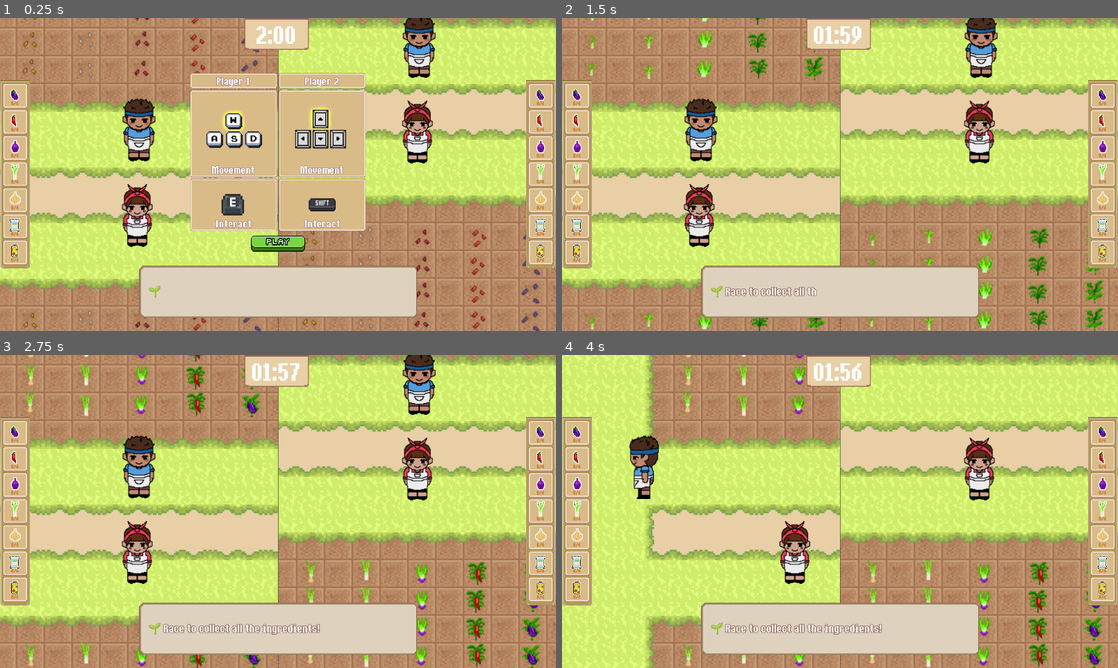
Above: before the commit, frames 1-4 (two rows, left to right).
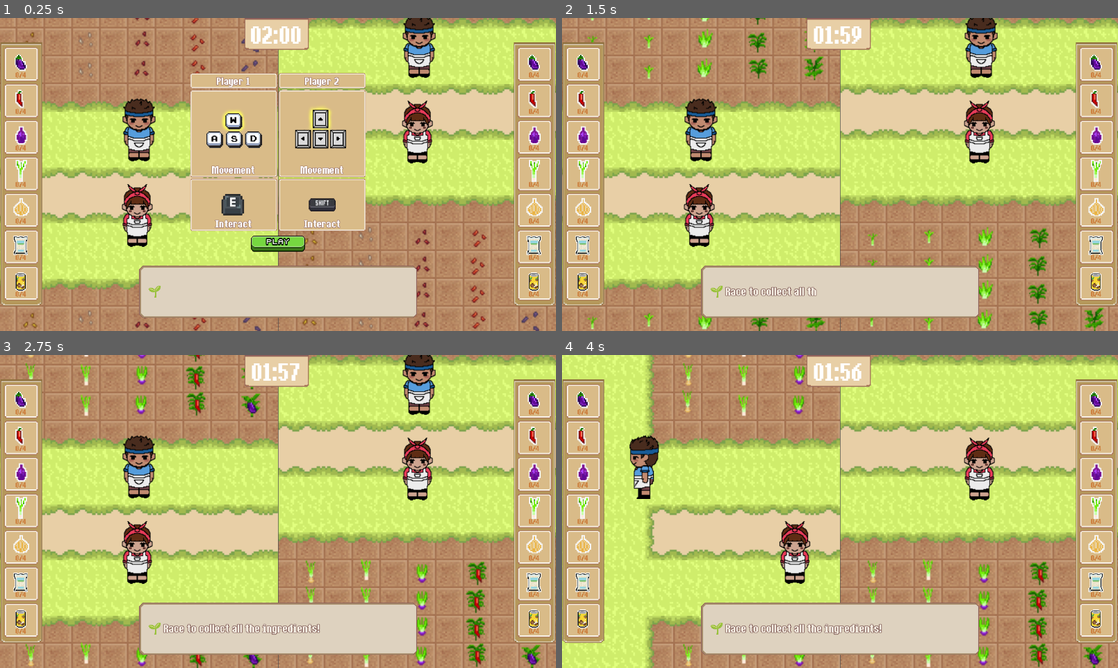
Above: after the commit, the same moments.

Repository: aleynaurr/Sarap-Game
Game: Godot game, scene res://scenes/get_ingredients/GetIngredients.tscn
Two runs of this game, one before a commit and one after it. Both use one fixed random seed, a clock stepped at 60 frames per second and the inputs below. This scene is started directly instead of the project's main scene. Sound files missing from this copy of the repository are replaced by a short silence.
Inputs (mouse positions are in pixels of both pictures, inside the frame that each line leads up to):
- Up to frame 1 (0.25 s): no input
- Up to frame 2 (1.5 s): click (840, 233) at 0.5 s; tap Enter (ui_accept) at 1.25 s; drag from (756, 68) to (650, 39) at 1.27 s
- Up to frame 3 (2.75 s): drag from (194, 376) to (88, 405) at 2.02 s
- Up to frame 4 (4 s): tap Enter (ui_accept) at 2.75 s; move the mouse to (701, 405) at 2.77 s; hold A (move_left_p1) 2.78-3.5 s; tap E (interact_p1) at 2.85 s; click (701, 405) at 2.92 s; drag from (801, 373) to (673, 464) at 3.52 s

The runs differ from the first frame. In frame 1, 10% of the frame differs, in the area x 0-100%, y 2-92%; in frame 2, 9.9%; in frame 3, 9.9%; in frame 4, 10%, in the area x 0-100%, y 7-92%.

Commit message:
fixed the timer for gi and kitch

Diff:
--- a/scenes/get_ingredients/game_screen.tscn
+++ b/scenes/get_ingredients/game_screen.tscn
@@ -10,20 +10,21 @@
 anchors_preset = 15
 anchor_right = 1.0
 anchor_bottom = 1.0
+offset_right = -365.71436
+offset_bottom = -205.7143
 grow_horizontal = 2
 grow_vertical = 2
+scale = Vector2(1.4, 1.4)
 size_flags_horizontal = 0
 size_flags_vertical = 4
 
 [node name="p1" parent="MarginContainer" unique_id=103354895 instance=ExtResource("1_yjc8d")]
 layout_mode = 2
-size_flags_vertical = 4
 script = ExtResource("2_c3vjw")
 
 [node name="p2" parent="MarginContainer" unique_id=88784736 instance=ExtResource("1_yjc8d")]
 layout_mode = 2
 size_flags_horizontal = 8
-size_flags_vertical = 4
 script = ExtResource("2_c3vjw")
 player_id = 2
 
--- a/scenes/get_ingredients/introduction_scene.gd
+++ b/scenes/get_ingredients/introduction_scene.gd
@@ -70,9 +70,9 @@
 
 
 func _on_play_button_pressed() -> void:
+	TimeManager.running = true
 	get_tree().paused = false
 	queue_free()
-
 
 func _on_play_button_mouse_entered() -> void:
 	create_tween().tween_property($PlayButton, "scale", Vector2(1.1, 1.1), 0.15)
--- a/scripts/SplitScreen.gd
+++ b/scripts/SplitScreen.gd
@@ -3,6 +3,7 @@
 const DOOR_TRANSITION_SCENE := preload("res://scenes/DoorTransition.tscn")
 
 func _ready() -> void:
+	GameManager.start_shared_timer()
 	GameManager.all_players_finished.connect(_on_all_players_finished)
 	GameManager.shared_timer_up.connect(_on_all_players_finished)
 
--- a/scripts/autoload/GameManager.gd
+++ b/scripts/autoload/GameManager.gd
@@ -18,7 +18,7 @@
 signal all_players_finished()
 signal shared_timer_up()
 
-const TOTAL_RECIPE_TIME := 600.0   # 10 minutes per recipe
+const TOTAL_RECIPE_TIME := 620   # 10 minutes per recipe + 20s (cutscene)
 
 # ─── Init player states ──────────────────────────────────────────────────────
 func _ready() -> void:
@@ -81,7 +81,7 @@
 	cook_rice_target_set = false  # Reset target set flag
 	_player_state[1]["game_active"] = true
 	_player_state[2]["game_active"] = true
-	start_shared_timer()
+
 	print("Changing scene...")
 	get_tree().change_scene_to_file("res://scenes/get_ingredients/GetIngredients.tscn")
 
--- a/scripts/autoload/TimeManager.gd
+++ b/scripts/autoload/TimeManager.gd
@@ -6,7 +6,7 @@
 const START_TIME := 120.0
 
 var time_left := START_TIME
-var running := true
+var running := false
 
 func _process(delta: float) -> void:
 	if !running:
@@ -23,3 +23,13 @@
 	var seconds := int(time_left) % 60
 
 	time_changed.emit(minutes, seconds)
+
+
+
+func reset_timer():
+	time_left = START_TIME
+	running = true
+
+	var minutes := int(time_left) / 60
+	var seconds := int(time_left) % 60
+	time_changed.emit(minutes, seconds)
--- a/scripts/get_ingredients/GetIngredients.gd
+++ b/scripts/get_ingredients/GetIngredients.gd
@@ -26,6 +26,7 @@
 
 
 func _ready() -> void:
+	TimeManager.reset_timer()
 	p1_banner.visible = false
 	p2_banner.visible = false
 
@@ -45,6 +46,7 @@
 			"🌱 Race to collect all the ingredients!",
 			"🥬 Harvest the crops in the garden.",
 			"🧺 Explore the map to find the remaining ingredients.",
+			"🧺 Failing to collect the required ingredients results in a score penalty.",
 			"🏠 Return to the house when you're done.",
 			"⭐ The first player to enter the house earns bonus points!"
 		])
